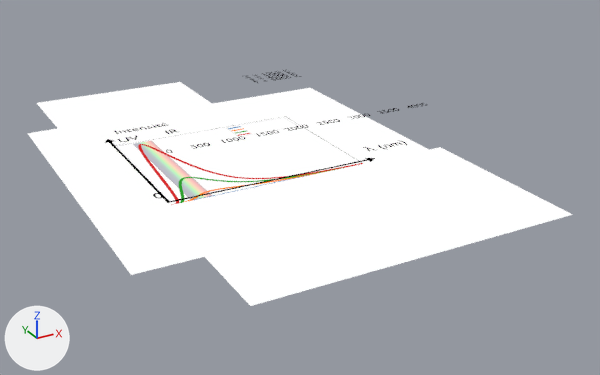
Renders of the Blender file images/thermodynamique/corps_chaud.blend from each side of a commit.
Before and after are seen from a camera (50 mm lens) standing at (-3.48, -7.82, 3.36) and looking at (0.55, -0.5, -0.3). Arrows for +X, +Y and +Z are at lower left; the lights stay in place. Text is drawn in Blender's own font.

In view in the first picture: 'Fond', 'Loi corps chaud', 'Plane', 'Plane.002', 'Valeur x'.
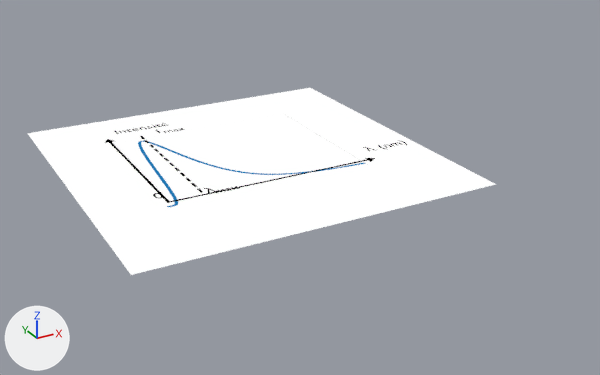
Location of each change, [x1, y1, x2, y2] in pixels of the pictures (600 x 375 px):
'Plane.002', deleted: before [159, 147, 573, 306]
'Plane', deleted: before [37, 82, 240, 214]
'Loi corps chaud', recoloured, surface changed, moved, rescaled (red to blue): before [115, 116, 363, 205]; after [138, 141, 366, 207]
'Valeur x', deleted: before [166, 103, 427, 153]
'Plane.001', added: after [140, 136, 203, 193]

The change, as a list of edits to the scene's bpy script:
```text
Add img_luminance_corps_chaud_t3000_png:
    img_luminance_corps_chaud_t3000_png = load_image('luminance_corps_chaud_T3000.png', 'luminance_corps_chaud_T3000.png', 1800, 1800, 'sRGB')
Add mat_flux_001:
    mat_flux_001 = bpy.data.materials.new('Flux.001')
    # uses the picture img_luminance_corps_chaud_t3000_png
Change me_plane_004:
    where me_plane_004.from_pydata(...)  # 4 vertices, 1 face; spans x -1.0..1.0, y -1.0..1.0, z 0.0
    used by ob_loi_corps_chaud; location = (0.0, 0.0, 0.0); scale = (1.15, 1.0, 1.0)
    remove me_plane_004.materials.append(mat_flux)
    me_plane_004 part 1: texture (UV) coordinates of 1 of 1 face, centred in x 0.0, y 0.0, z 0.0, changed; they spanned u 0.0..1.0, v 0.0..1.0 and now span u 0.13..0.9, v 0.15..0.88
    add me_plane_004.materials.append(mat_flux_001)
Remove ob_plane:
    ob_plane = bpy.data.objects.new('Plane', me_plane)
    ob_plane.location = (-0.486, 1.941, 0.011)
Remove ob_plane_002:
    ob_plane_002 = bpy.data.objects.new('Plane.002', me_plane_003)
    ob_plane_002.location = (-0.202, -1.902, 0.011)
Change ob_loi_corps_chaud:
    ob_loi_corps_chaud.location: (0.0, 0.0, 0.0) -> (0.0, 0.051, 0.0)
    ob_loi_corps_chaud.scale: (1.15, 1.0, 1.0) -> (1.15, 0.976, 1.0)
Remove ob_valeur_x:
    ob_valeur_x = bpy.data.objects.new('Valeur x', txt_text_008)
    ob_valeur_x.location = (-1.135, -1.059, 0.605)
    ob_valeur_x.scale = (0.128, 0.128, 0.128)
Add ob_plane_001:
    ob_plane_001 = bpy.data.objects.new('Plane.001', me_plane_006.copy())  # the mesh of ob_plane_001
    ob_plane_001.location = (-0.742, 0.936, 0.058)
    _m = ob_plane_001.modifiers.new('Array', 'ARRAY')
    _m.count = 12
    _m.relative_offset_displace = (0.0, -1.5, 0.0)
```
